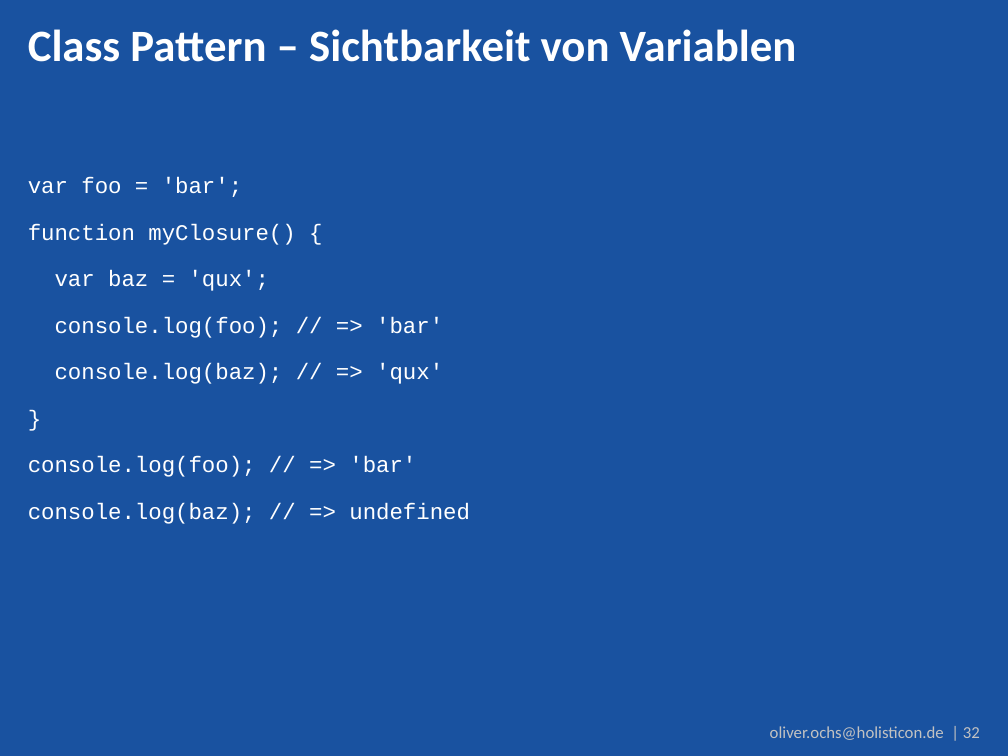
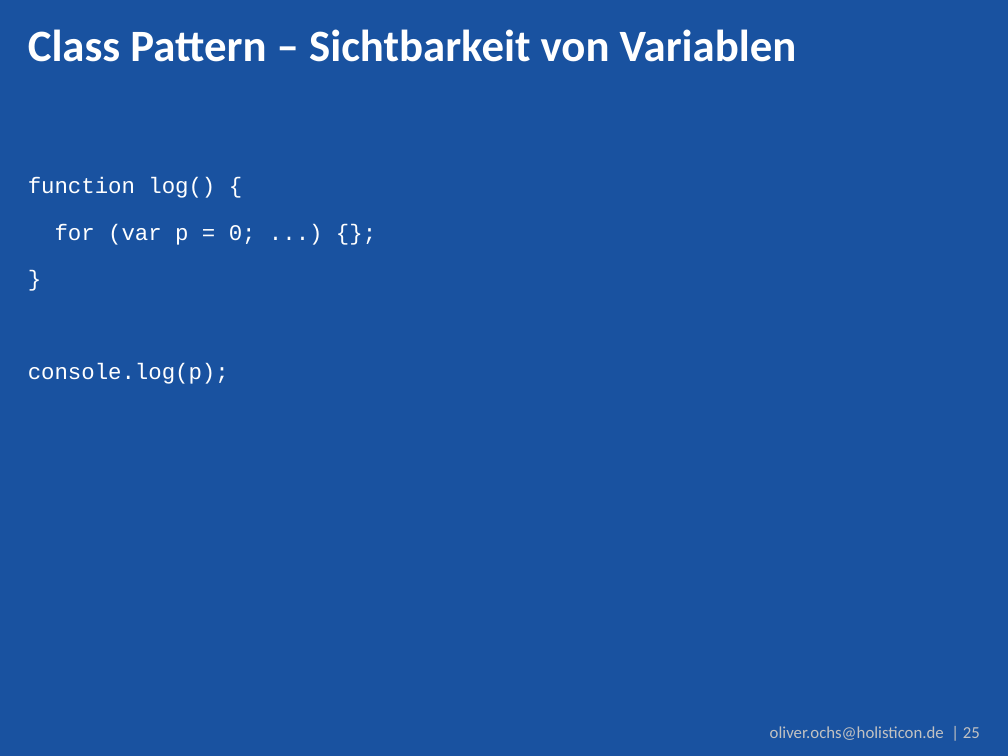
Before and after one commit to DJCordhose/serious-javascript, a slide deck: slide 25 of coding-sessions/code_talks.pptx (slide 32 before the commit). Drawn at 1008x756 pixels with LibreOffice and Linux fonts; fonts in the diff are those of the drawing; background and template pictures are left out. Boxes give left, top, right and bottom in pixels: in the first picture for what was removed or moved away, otherwise in the second. Text is boxed around its words. In the diff, an @@ line names an element or a change of style, - is before the commit and + after.

Commit message:
added some stuff

```diff
--- a/coding-sessions/code_talks.pptx
+++ b/coding-sessions/code_talks.pptx
@@ text at [28,177,256,245]: text changed @@
-var foo = 'bar';
-function myClosure() {
-var baz = 'qux';
-console.log(foo); // => 'bar'
-console.log(baz); // => 'qux'
+function log() {
+for (var p = 0; ...) {};
@@ text at [28,363,229,384]: text changed @@
-console.log(foo); // => 'bar'
-console.log(baz); // => undefined
+console.log(p);
@@ text at [770,726,980,740]: text changed @@
-oliver.ochs@holisticon.de | 32
+oliver.ochs@holisticon.de | 25
```
Also in this commit, not shown: 2 other slides changed, 3 slides added, 9 slides removed.
